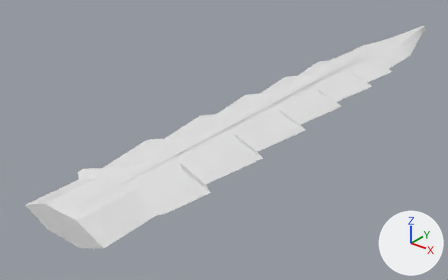
The glTF model godot/assets/waffen/modelle/messerklinge/t6_1.glb as it was, and as the next commit left it.
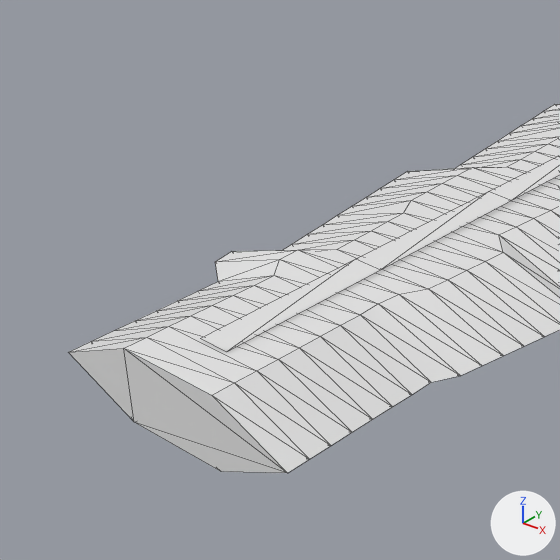
Old and new are each drawn whole from a 50 mm lens placed at (0.1312, -0.0029, 0.1008), pointed at (-0.0206, 0.1868, -0.0168) and again close up on the part from 0% to 45% of the width and 28% to 100% of the height. The axes (+X, +Y, +Z) are drawn at lower right. The lights are the same throughout. The first two pictures are the older version. The close-ups show mesh edges as thin lines. Vertices at exactly the same position are counted once.

Script lines for the objects in view, before the commit:
```python
me_messerklinge_t6_1 = bpy.data.meshes.new('messerklinge_t6_1')
me_messerklinge_t6_1.from_pydata(...)  # 577 vertices, 1110 faces; spans x -0.022..0.022, y 0.086..0.351, z -0.005..0.005
# faces by material slot: [1078, 32]
me_messerklinge_t6_1.materials.append(mat_klinge)  # white #e7e7e7
me_messerklinge_t6_1.materials.append(mat_leucht)  # white #e7e7e7
ob_messerklinge_t6_1 = bpy.data.objects.new('messerklinge_t6_1', me_messerklinge_t6_1)
ob_messerklinge_t6_1.location = (0.0, 0.0, 0.0)
```
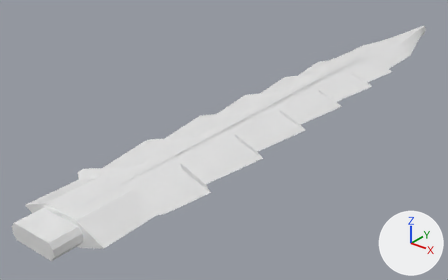
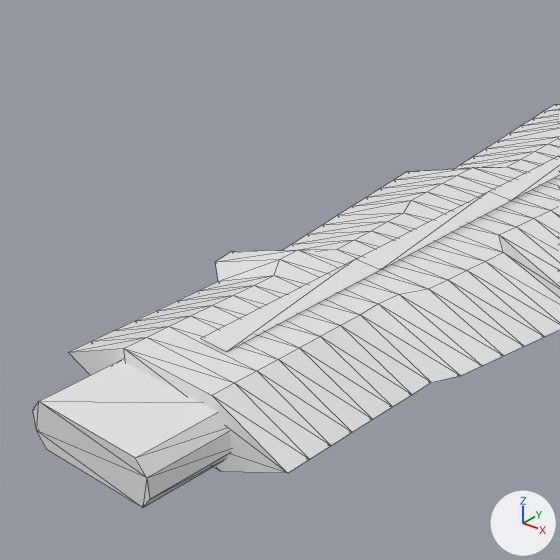
The change, as a diff of the scene's bpy script:
```diff
--- a/godot/assets/waffen/modelle/messerklinge/t6_1.glb.py
+++ b/godot/assets/waffen/modelle/messerklinge/t6_1.glb.py
@@ mat_beschlag @@
+mat_beschlag = principled_material('beschlag')
+mat_beschlag.base_color = (0.8, 0.8, 0.8)  # white #e7e7e7
@@ me_messerklinge_t6_1 @@
 # used by ob_messerklinge_t6_1; location = (0.0, 0.0, 0.0)
-me_messerklinge_t6_1.from_pydata(...)  # 577 vertices, 1110 faces; spans x -0.022..0.022, y 0.086..0.351, z -0.005..0.005
+me_messerklinge_t6_1.from_pydata(...)  # 593 vertices, 1138 faces; spans x -0.022..0.022, y 0.076..0.351, z -0.005..0.005
+# me_messerklinge_t6_1 part 1: a new loose piece of 16 vertices spanning x -0.009..0.009, y 0.076..0.088, z -0.003..0.003, in mat_beschlag (white #e7e7e7)
 me_messerklinge_t6_1.materials.append(mat_klinge)
 me_messerklinge_t6_1.materials.append(mat_leucht)
+me_messerklinge_t6_1.materials.append(mat_beschlag)  # white #e7e7e7
```

Where the change shows, as pixel boxes (x1, y1, x2, y2) in the close-ups (560 x 560 px):
'messerklinge_t6_1', reshaped
    before: (69, 104, 560, 473)
    after: (33, 104, 560, 508)
part 1 of me_messerklinge_t6_1, added
    after: (33, 360, 232, 508)
